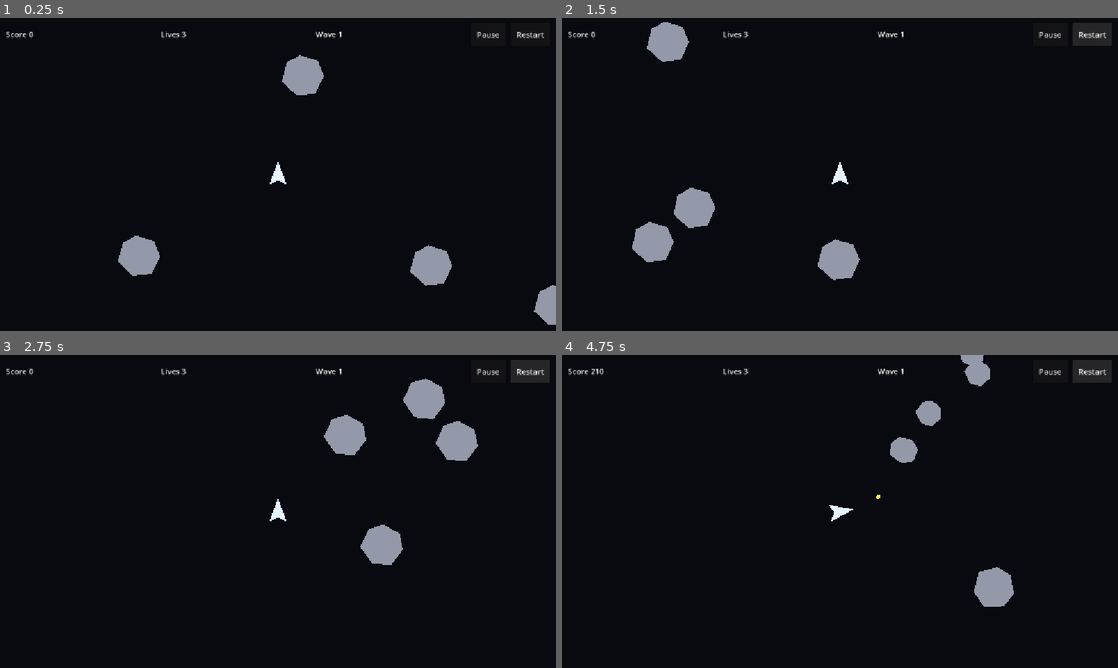
Above: before the commit, frames 1-4 (two rows, left to right).
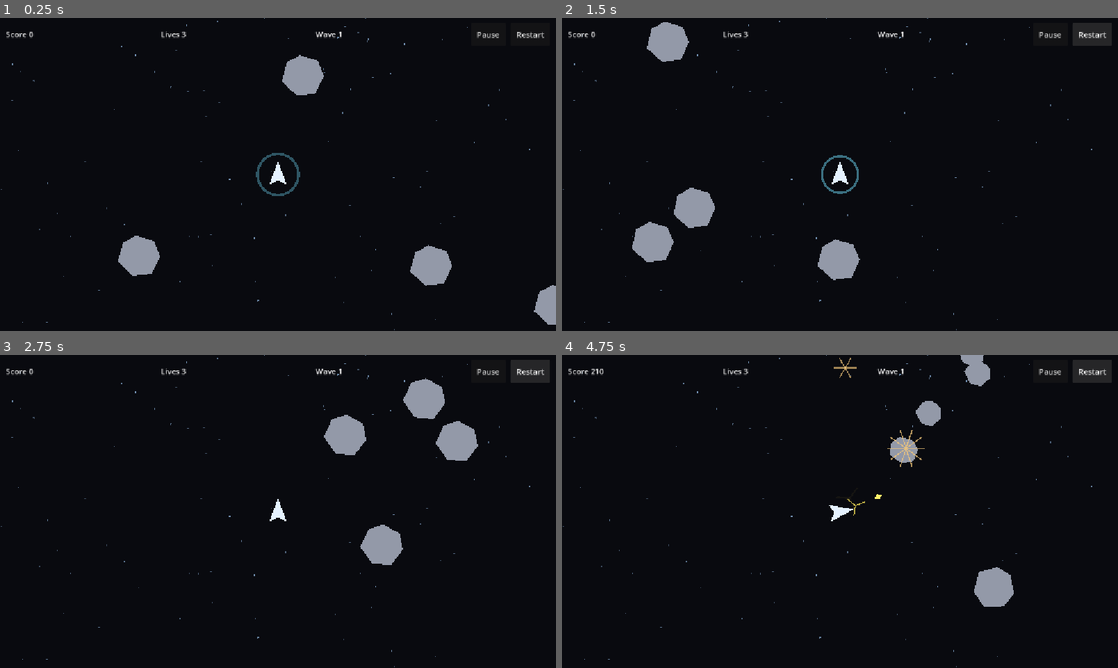
Above: after the commit, the same moments.

Repository: mule/asteroids-android-godot
Game: Godot game, scene res://scenes/game/Main.tscn
Same seed, same stepped clock (60 frames per second), same inputs: the game is played once before the commit and once after it.
Inputs:
- Up to frame 1 (0.25 s): no input
- Up to frame 2 (1.5 s): click "Restart" at 0.5 s; click "Restart" at 1.25 s
- Up to frame 3 (2.75 s): click "Restart" at 2 s
- Up to frame 4 (4.75 s): hold Right (rotate_right) 2.78-3.53 s; hold Space (shoot) 2.78-3.53 s; hold Left (rotate_left) 3.53-4.28 s; tap Space (shoot) at 3.6 s; hold Right (rotate_right) from 4.28 s (still down); hold Space (shoot) from 4.28 s (still down)

The runs differ from the first frame. In frame 1, 0.3% of the frame differs, in the area x 0-96%, y 0-100%; in frame 2, 0.2%; in frame 3, less than 0.1%; in frame 4, 0.3%.

Commit message:
Add procedural gameplay feedback

Diff:
--- a/scenes/entities/Bullet.tscn
+++ b/scenes/entities/Bullet.tscn
@@ -11,8 +11,8 @@
 script = ExtResource("1_ckiq4")
 
 [node name="BulletShape" type="Polygon2D" parent="."]
-polygon = PackedVector2Array(0, -6, 5, 0, 0, 6, -5, 0)
-color = Color(1, 0.92, 0.35, 1)
+polygon = PackedVector2Array(0, -8, 6, 0, 0, 8, -6, 0)
+color = Color(1, 0.95, 0.42, 1)
 
 [node name="CollisionShape2D" type="CollisionShape2D" parent="."]
 shape = SubResource("CircleShape2D_8nxps")
--- a/scenes/entities/PlayerShip.tscn
+++ b/scenes/entities/PlayerShip.tscn
@@ -16,8 +16,8 @@
 
 [node name="ThrustFlame" type="Polygon2D" parent="."]
 visible = false
-polygon = PackedVector2Array(-8, 22, 0, 44, 8, 22)
-color = Color(1, 0.482353, 0.156863, 1)
+polygon = PackedVector2Array(-9, 22, -3, 50, 0, 34, 3, 50, 9, 22)
+color = Color(1, 0.596078, 0.196078, 0.92)
 
 [node name="CollisionShape2D" type="CollisionShape2D" parent="."]
 shape = SubResource("ConvexPolygonShape2D_jvily")
--- a/scenes/game/Game.tscn
+++ b/scenes/game/Game.tscn
@@ -6,6 +6,8 @@
 [ext_resource type="PackedScene" path="res://scenes/entities/Bullet.tscn" id="4_1nphu"]
 [ext_resource type="PackedScene" path="res://scenes/ui/Hud.tscn" id="5_nl3g0"]
 [ext_resource type="Script" path="res://scripts/player_input.gd" id="6_8dbn6"]
+[ext_resource type="Script" path="res://scripts/starfield.gd" id="7_3jtpl"]
+[ext_resource type="Script" path="res://scripts/feedback.gd" id="8_s7x2j"]
 
 [sub_resource type="RectangleShape2D" id="RectangleShape2D_xh3dq"]
 size = Vector2(1152, 648)
@@ -20,6 +22,9 @@
 offset_right = 1152.0
 offset_bottom = 648.0
 color = Color(0.0352941, 0.0392157, 0.0588235, 1)
+
+[node name="Starfield" type="Node2D" parent="."]
+script = ExtResource("7_3jtpl")
 
 [node name="PlayArea" type="Area2D" parent="."]
 collision_layer = 0
@@ -36,8 +41,25 @@
 [node name="PlayerShip" parent="Entities" instance=ExtResource("2_mgmqj")]
 position = Vector2(576, 324)
 
+[node name="Effects" type="Node2D" parent="."]
+
 [node name="PlayerInput" type="Node" parent="."]
 process_mode = 3
 script = ExtResource("6_8dbn6")
 
+[node name="ScreenEffects" type="CanvasLayer" parent="."]
+layer = 20
+
+[node name="Flash" type="ColorRect" parent="ScreenEffects"]
+anchors_preset = 15
+anchor_right = 1.0
+anchor_bottom = 1.0
+grow_horizontal = 2
+grow_vertical = 2
+mouse_filter = 2
+color = Color(1, 1, 1, 0)
+
+[node name="Feedback" type="Node" parent="."]
+script = ExtResource("8_s7x2j")
+
 [node name="Hud" parent="." instance=ExtResource("5_nl3g0")]
--- /dev/null
+++ b/scripts/feedback.gd
@@ -0,0 +1,86 @@
+extends Node
+
+
+@export var spark_lifetime: float = 0.28
+@export var respawn_lifetime: float = 0.45
+
+@onready var effects_root: Node2D = $"../Effects"
+@onready var flash_rect: ColorRect = $"../ScreenEffects/Flash"
+
+
+func spawn_muzzle_flash(spawn_position: Vector2, direction: Vector2) -> void:
+	_spawn_sparks(spawn_position, direction.angle(), 3, Color(1.0, 0.92, 0.35, 1.0), 18.0)
+
+
+func spawn_asteroid_burst(spawn_position: Vector2, size_tier: int) -> void:
+	var spark_count: int = 10 - mini(size_tier * 2, 4)
+	var spark_length: float = 34.0 - float(size_tier) * 7.0
+	_spawn_sparks(spawn_position, 0.0, spark_count, Color(0.95, 0.78, 0.48, 1.0), spark_length)
+
+
+func spawn_player_hit(spawn_position: Vector2) -> void:
+	_spawn_sparks(spawn_position, 0.0, 14, Color(0.45, 0.88, 1.0, 1.0), 42.0)
+	_flash(Color(0.45, 0.88, 1.0, 0.28), 0.18)
+
+
+func spawn_respawn_ring(spawn_position: Vector2) -> void:
+	var ring := Line2D.new()
+	ring.width = 3.0
+	ring.default_color = Color(0.45, 0.88, 1.0, 0.8)
+	ring.closed = true
+
+	for index in 24:
+		var angle := TAU * float(index) / 24.0
+		ring.add_point(Vector2.RIGHT.rotated(angle) * 24.0)
+
+	ring.position = spawn_position
+	effects_root.add_child(ring)
+
+	var tween := create_tween()
+	tween.set_parallel(true)
+	tween.tween_property(ring, "scale", Vector2.ONE * 2.4, respawn_lifetime)
+	tween.tween_property(ring, "modulate:a", 0.0, respawn_lifetime)
+	tween.set_parallel(false)
+	tween.tween_callback(ring.queue_free)
+
+
+func spawn_wave_flash() -> void:
+	_flash(Color(0.9, 0.95, 1.0, 0.16), 0.16)
+
+
+func clear_effects() -> void:
+	for child in effects_root.get_children():
+		child.queue_free()
+	flash_rect.color = Color.TRANSPARENT
+
+
+func _spawn_sparks(
+	spawn_position: Vector2,
+	base_angle: float,
+	spark_count: int,
+	color: Color,
+	spark_length: float
+) -> void:
+	for index in spark_count:
+		var spread := TAU * float(index) / maxf(1.0, float(spark_count))
+		var angle := base_angle + spread
+		var spark := Line2D.new()
+		spark.width = 2.0
+		spark.default_color = color
+		spark.add_point(Vector2.ZERO)
+		spark.add_point(Vector2.RIGHT.rotated(angle) * spark_length)
+		spark.position = spawn_position
+		effects_root.add_child(spark)
+
+		var tween := create_tween()
+		tween.set_parallel(true)
+		tween.tween_property(spark, "scale", Vector2.ONE * 1.55, spark_lifetime)
+		tween.tween_property(spark, "modulate:a", 0.0, spark_lifetime)
+		tween.set_parallel(false)
+		tween.tween_callback(spark.queue_free)
+
+
+func _flash(color: Color, duration: float) -> void:
+	flash_rect.color = color
+	var tween := create_tween()
+	tween.tween_property(flash_rect, "color:a", 0.0, duration)
--- a/scripts/game.gd
+++ b/scripts/game.gd
@@ -20,6 +20,7 @@
 @onready var entities: Node2D = $Entities
 @onready var player_ship: Area2D = $Entities/PlayerShip
 @onready var player_input: Node = $PlayerInput
+@onready var feedback: Node = $Feedback
 @onready var hud: CanvasLayer = $Hud
 
 var random := RandomNumberGenerator.new()
@@ -55,6 +56,7 @@
 
 func _start_new_game() -> void:
 	_clear_dynamic_entities()
+	feedback.clear_effects()
 	score = starting_score
 	lives = starting_lives
 	wave = starting_wave
@@ -67,6 +69,7 @@
 	_update_hud()
 	_respawn_player(false)
 	_spawn_wave()
+	feedback.spawn_wave_flash()
 
 
 func _on_player_ship_shoot_requested(
@@ -85,12 +88,15 @@
 	if bullet.has_method("launch"):
 		bullet.launch(direction, inherited_velocity)
 
+	feedback.spawn_muzzle_flash(muzzle_position, direction)
+
 
 func _on_player_ship_area_entered(area: Area2D) -> void:
 	if not play_active or paused or respawning or not area.is_in_group("asteroids"):
 		return
 
 	lives = max(0, lives - 1)
+	feedback.spawn_player_hit(player_ship.global_position)
 	_update_hud()
 	_clear_bullets()
 
@@ -136,6 +142,7 @@
 		return
 
 	score += _get_score_value(size_tier)
+	feedback.spawn_asteroid_burst(hit_position, size_tier)
 	_update_hud()
 
 	if size_tier < ASTEROID_SMALL:
@@ -170,6 +177,7 @@
 	player_ship.reset_for_respawn(get_viewport_rect().get_center())
 	player_ship.set_controls_enabled(true)
 	player_ship.set_invulnerable(use_invulnerability_timer)
+	feedback.spawn_respawn_ring(player_ship.global_position)
 	respawning = false
 
 	if use_invulnerability_timer:
@@ -201,6 +209,7 @@
 	_update_hud()
 	_clear_bullets()
 	_spawn_wave()
+	feedback.spawn_wave_flash()
 
 
 func _clear_dynamic_entities() -> void:
--- /dev/null
+++ b/scripts/starfield.gd
@@ -0,0 +1,34 @@
+extends Node2D
+
+
+@export var star_count: int = 90
+@export var random_seed: int = 404
+@export var min_radius: float = 1.0
+@export var max_radius: float = 2.4
+
+var random := RandomNumberGenerator.new()
+
+
+func _ready() -> void:
+	random.seed = random_seed
+	_build_stars()
+
+
+func _build_stars() -> void:
+	var viewport_rect := get_viewport_rect()
+
+	for index in star_count:
+		var star := Polygon2D.new()
+		var radius := random.randf_range(min_radius, max_radius)
+		star.polygon = PackedVector2Array([
+			Vector2(0.0, -radius),
+			Vector2(radius, 0.0),
+			Vector2(0.0, radius),
+			Vector2(-radius, 0.0)
+		])
+		star.position = Vector2(
+			random.randf_range(viewport_rect.position.x, viewport_rect.end.x),
+			random.randf_range(viewport_rect.position.y, viewport_rect.end.y)
+		)
+		star.color = Color(0.65, 0.82, 1.0, random.randf_range(0.28, 0.7))
+		add_child(star)
Not shown: 1 places in scenes/game/Game.tscn that only renumber resources
